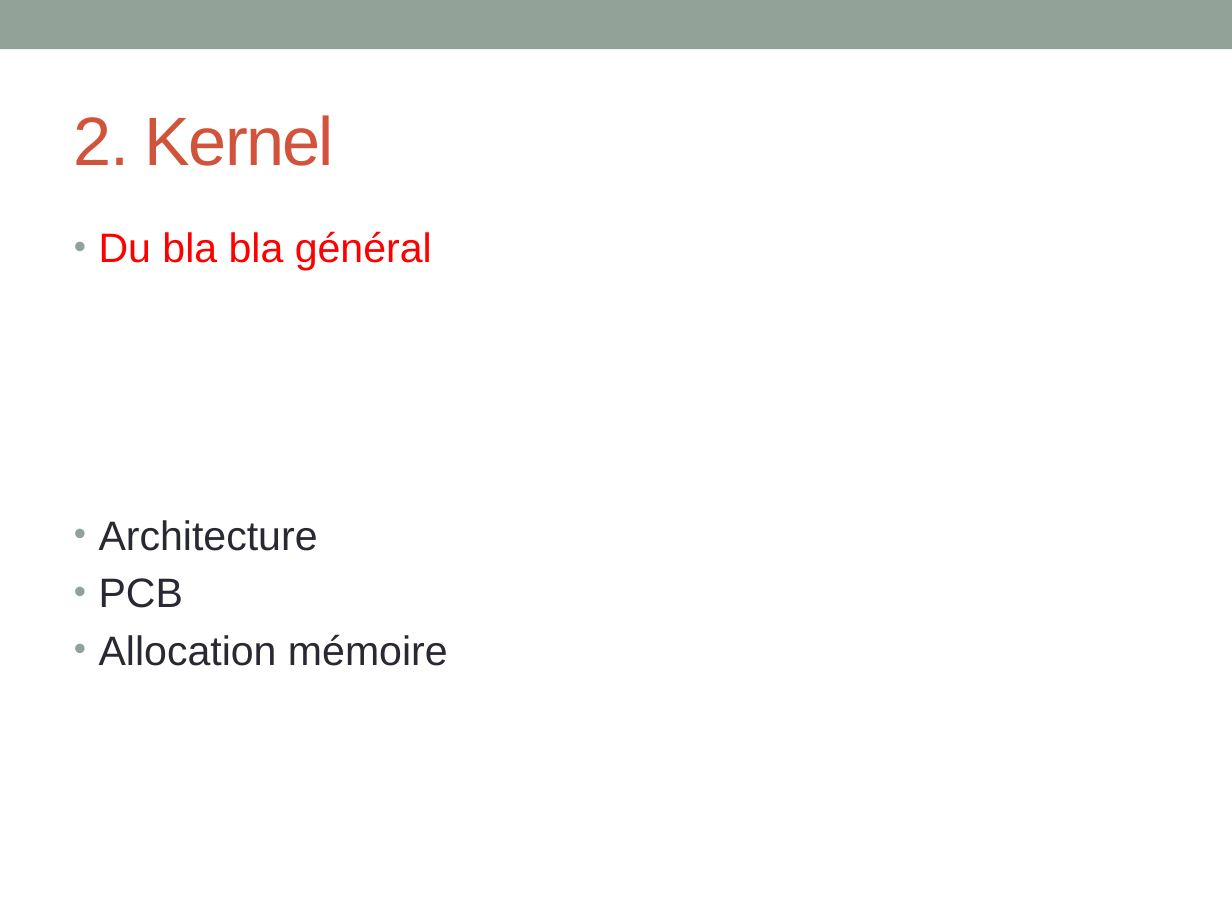
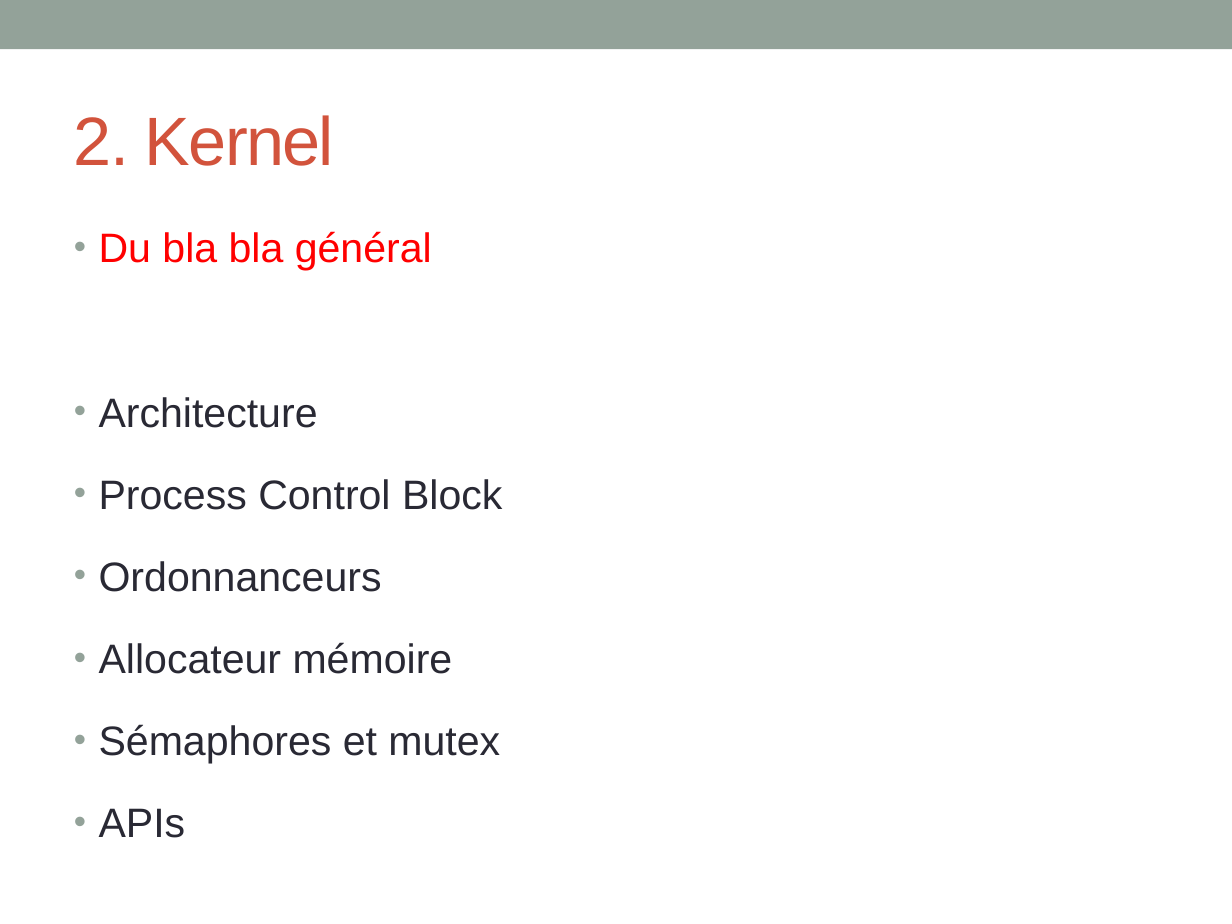
Before and after one commit to INSA-4IF-H4404-2013-2014/RaspiKernel, a slide deck: slide 6 of ppt/presentation.pptx. Drawn at 1232x924 pixels with LibreOffice and Linux fonts; fonts in the diff are those of the drawing. Boxes give left, top, right and bottom in pixels: in the first picture for what was removed or moved away, otherwise in the second. Text is boxed around its words. In the diff, an @@ line names an element or a change of style, - is before the commit and + after.

```diff
--- a/ppt/presentation.pptx
+++ b/ppt/presentation.pptx
@@ text at [99,397,318,428]: line spacing 1 to 1.5 @@
@@ text at [99,479,502,838]: text changed @@
-• PCB
-• Allocation mémoire
+• Process Control Block
+• Ordonnanceurs
+• Allocateur mémoire
+• Sémaphores et mutex
+• APIs
```
Also in this commit, not shown: 5 other slides changed, 1 slide added.
